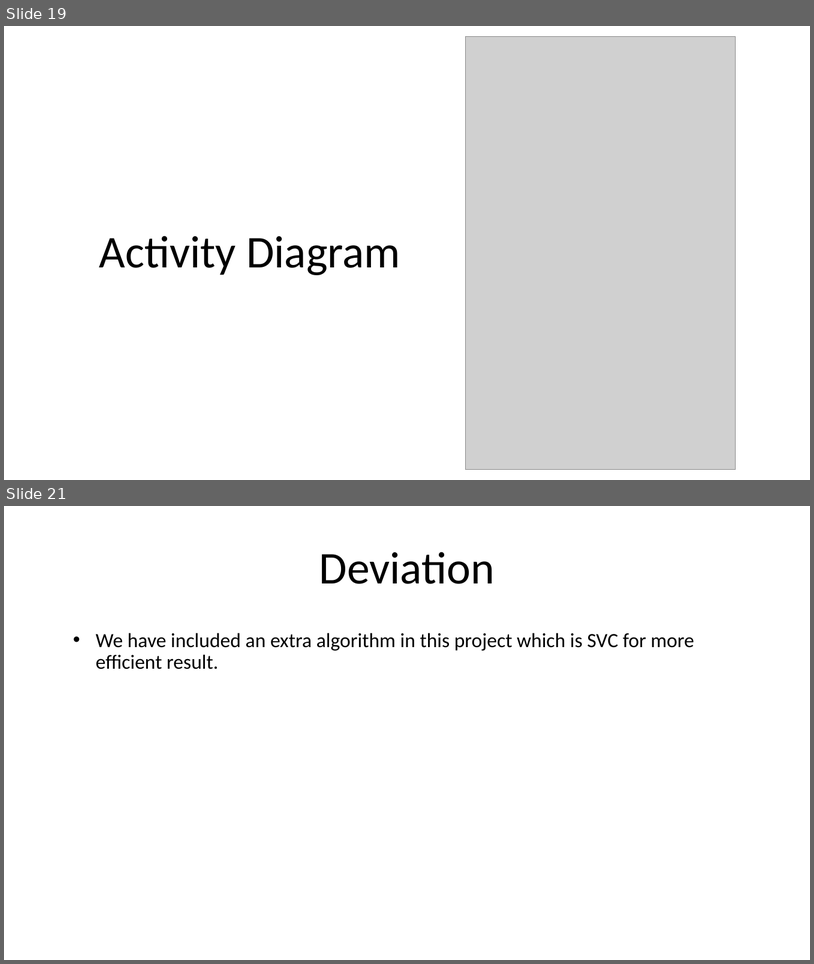
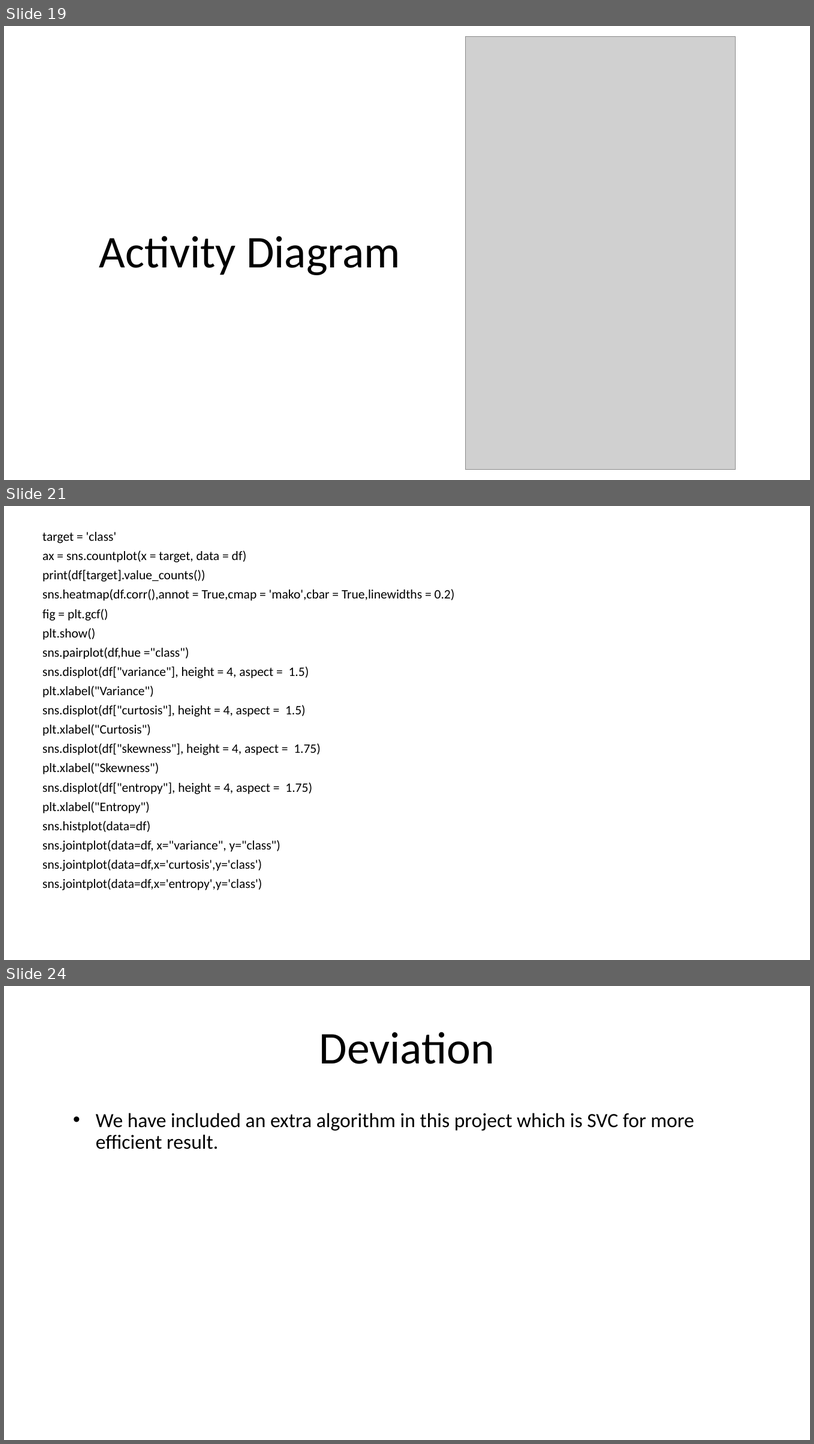
Before and after one commit to Sriram-Karthick-k/final-year-project, a slide deck: final/2nd review/Fake Currency Detection Using Image Processing.pptx. Shown one above the other, each under a label of ours: slides 19 and 21 before the commit, slides 19, 21 and 24 after it; the slides between them are not shown. The pictures are 814x964 and 814x1444 pixels, drawn with LibreOffice and Linux fonts; fonts in the diff are those of the drawing; grey boxes stand for pictures. Boxes give left, top, right and bottom in pixels: in the first picture for what was removed or moved away, otherwise in the second. Text is boxed around its words. In the diff, an @@ line names an element or a change of style, - is before the commit and + after.

```diff
--- a/final/2nd review/Fake Currency Detection Using Image Processing.pptx
+++ b/final/2nd review/Fake Currency Detection Using Image Processing.pptx
@@ slide 21 added at (4,506,810,960), background #FFFFFF @@
@@ text added at (42,532,455,890), 15.4 pt, text #000000 @@
+target = 'class'
+ax = sns.countplot(x = target, data = df)
+print(df[target].value_counts())
+sns.heatmap(df.corr(),annot = True,cmap = 'mako',cbar = True,linewidths = 0.2)
+fig = plt.gcf()
+plt.show()
+sns.pairplot(df,hue ="class")
+sns.displot(df["variance"], height = 4, aspect = 1.5)
+plt.xlabel("Variance")
+sns.displot(df["curtosis"], height = 4, aspect = 1.5)
+plt.xlabel("Curtosis")
+sns.displot(df["skewness"], height = 4, aspect = 1.75)
+plt.xlabel("Skewness")
+sns.displot(df["entropy"], height = 4, aspect = 1.75)
+plt.xlabel("Entropy")
+sns.histplot(data=df)
+sns.jointplot(data=df, x="variance", y="class")
+sns.jointplot(data=df,x='curtosis',y='class')
+sns.jointplot(data=df,x='entropy',y='class')
@@ what was slide 21 is now slide 24 @@
```
Also in this commit, not shown: 3 other slides added, 1 slide removed.
